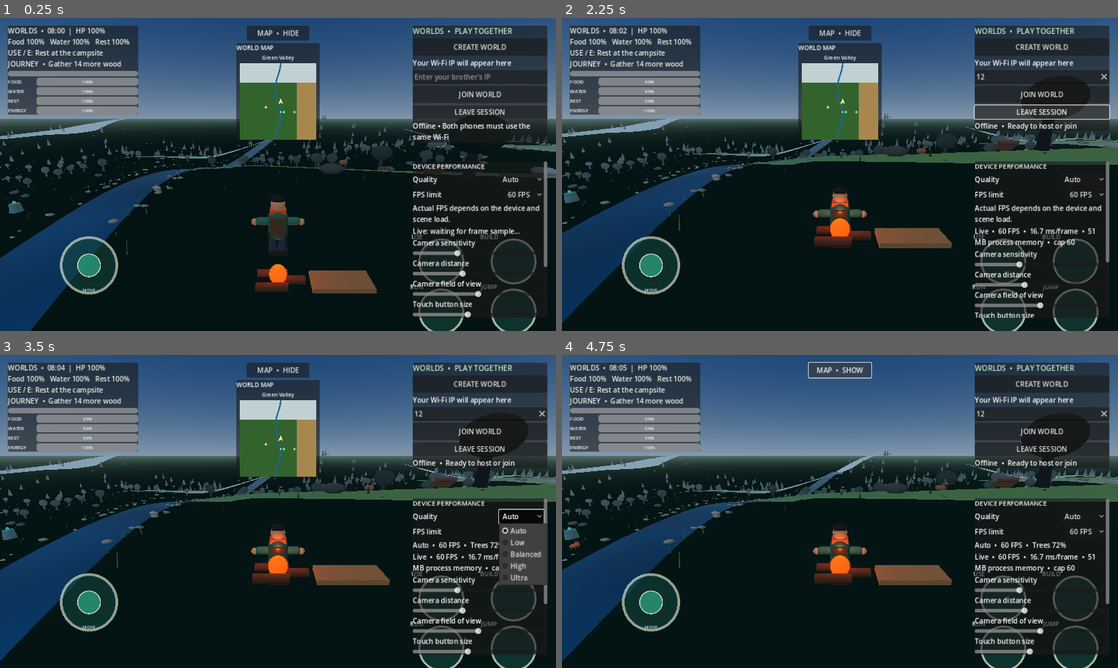
Above: before the commit, frames 1-4 (two rows, left to right).
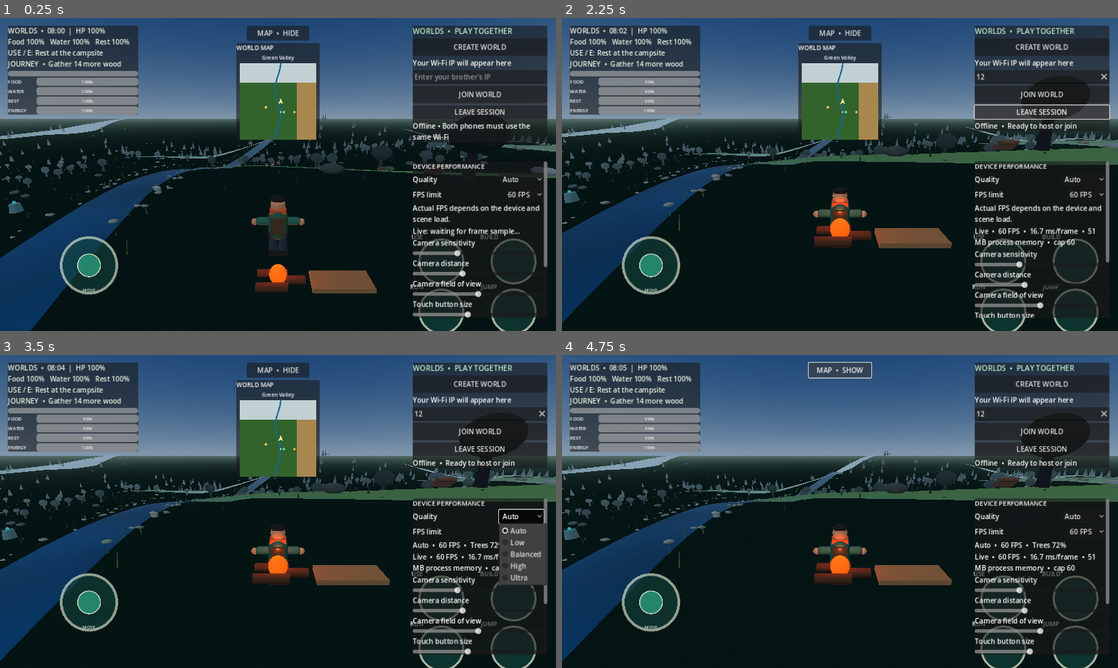
Above: after the commit, the same moments.

Repository: loayh523-lab/WORLDS
Game: Godot game, scene res://scenes/main.tscn
Two runs of this game, one before a commit and one after it. Both use one fixed random seed, a clock stepped at 60 frames per second and the inputs below.
Inputs (mouse positions are in pixels of both pictures, inside the frame that each line leads up to):
- Up to frame 1 (0.25 s): no input
- Up to frame 2 (2.25 s): click (1040, 77) at 0.52 s; type "12" at 0.6 s; click "CREATE WORLD" at 1.25 s; click "LEAVE SESSION" at 2 s
- Up to frame 3 (3.5 s): click "Auto" at 2.75 s
- Up to frame 4 (4.75 s): click "60 FPS" at 3.5 s; click "MAP • HIDE" at 4.25 s

The runs differ from the first frame. In frame 1, less than 0.1% of the frame differs, in the area x 42-88%, y 40-49%; in frame 2, less than 0.1%; in frame 3, less than 0.1%; in frame 4, less than 0.1%, in the area x 1-78%, y 38-63%.

Commit message:
Animate nearby wildlife legs with a lightweight gait

Diff:
--- a/scripts/main.gd
+++ b/scripts/main.gd
@@ -1524,6 +1524,7 @@
     _update_remote_players(delta)
     _update_build_preview()
     _update_wildlife(delta)
+    _animate_wildlife_limbs(delta)
     _update_village_agents(delta)
     _animate_villager_limbs(delta)
     _update_adaptive_quality(delta)
@@ -2578,6 +2579,7 @@
             antler_branch.material_override = antler_material
             root.add_child(antler_branch)
 
+        var animal_legs: Array[MeshInstance3D] = []
         for leg_x in [-0.23, 0.23]:
             for leg_z in [-0.43, 0.39]:
                 var leg := MeshInstance3D.new()
@@ -2589,6 +2591,7 @@
                 leg.position = Vector3(leg_x, 0.43, leg_z)
                 leg.material_override = dark_coat
                 root.add_child(leg)
+                animal_legs.append(leg)
 
         var tail := MeshInstance3D.new()
         var tail_mesh := SphereMesh.new()
@@ -2603,7 +2606,10 @@
             "root": root,
             "target": Vector3(x, _height_at(x, z), z),
             "timer": wildlife_rng.randf_range(1.0, 4.0),
-            "speed": wildlife_rng.randf_range(0.9, 1.35)
+            "speed": wildlife_rng.randf_range(0.9, 1.35),
+            "legs": animal_legs,
+            "phase": wildlife_rng.randf_range(0.0, TAU),
+            "walking": false
         })
     _create_small_wildlife("Rabbit", 8, Color(0.55, 0.45, 0.35), 0.55, 1.35)
     _create_small_wildlife("Fox", 5, Color(0.65, 0.27, 0.10), 0.82, 1.75)
@@ -2652,6 +2658,7 @@
             ear.rotation.z = side * 0.16
             ear.material_override = dark
             root.add_child(ear)
+        var animal_legs: Array[MeshInstance3D] = []
         for leg_x in [-0.25, 0.25]:
             for leg_z in [-0.36, 0.34]:
                 var leg := MeshInstance3D.new()
@@ -2663,6 +2670,7 @@
                 leg.position = Vector3(leg_x * size_scale, 0.20 * size_scale, leg_z * size_scale)
                 leg.material_override = dark
                 root.add_child(leg)
+                animal_legs.append(leg)
         var tail := MeshInstance3D.new()
         var tail_mesh := SphereMesh.new()
         tail_mesh.radius = (0.16 if species == "Fox" else 0.10) * size_scale
@@ -2675,7 +2683,10 @@
             "root": root,
             "target": root.position,
             "timer": wildlife_rng.randf_range(1.0, 4.0),
-            "speed": move_speed * wildlife_rng.randf_range(0.8, 1.2)
+            "speed": move_speed * wildlife_rng.randf_range(0.8, 1.2),
+            "legs": animal_legs,
+            "phase": wildlife_rng.randf_range(0.0, TAU),
+            "walking": false
         })
 
 func _village_box(parent: Node3D, node_name: String, size: Vector3, position: Vector3, material: Material) -> MeshInstance3D:
@@ -3021,6 +3032,28 @@
         villager["phase"] = phase
         village_agents[index] = villager
 
+func _animate_wildlife_limbs(delta: float) -> void:
+    for index in range(wildlife_agents.size()):
+        var animal: Dictionary = wildlife_agents[index]
+        var root: Node3D = animal.get("root")
+        if not is_instance_valid(root) or not root.visible:
+            continue
+        var legs: Array = animal.get("legs", [])
+        if legs.size() < 4:
+            continue
+        var phase := float(animal.get("phase", 0.0))
+        var swing := 0.0
+        if bool(animal.get("walking", false)):
+            phase += delta * float(animal.get("speed", 1.0)) * 7.0
+            swing = sin(phase) * 0.38
+        for leg_index in range(legs.size()):
+            var leg := legs[leg_index] as MeshInstance3D
+            if is_instance_valid(leg):
+                var target_angle := swing if leg_index % 2 == 0 else -swing
+                leg.rotation.x = lerpf(leg.rotation.x, target_angle, minf(1.0, delta * 10.0))
+        animal["phase"] = phase
+        wildlife_agents[index] = animal
+
 func _constrain_wildlife_target(target: Vector3, origin: Vector3) -> Vector3:
     # Deer remain in the temperate valley and do not deliberately route through deep water.
     target.x = clampf(target.x, -135.0, 135.0)
@@ -3058,6 +3091,7 @@
             var distance_squared := root.global_position.distance_squared_to(player.global_position)
             # Keep distant wildlife out of the render and AI workload on mobile.
             if distance_squared > 120.0 * 120.0:
+                animal["walking"] = false
                 root.visible = false
                 animal["timer"] = maxf(0.0, timer)
                 wildlife_agents[index] = animal
@@ -3092,7 +3126,9 @@
         target = _constrain_wildlife_target(target, root.position)
         var direction := Vector3(target.x - root.position.x, 0.0, target.z - root.position.z)
         var animal_speed := 3.8 if fleeing else float(animal["speed"])
-        if direction.length() > 0.1:
+        var is_walking := direction.length() > 0.1
+        animal["walking"] = is_walking
+        if is_walking:
             var movement := direction.normalized() * animal_speed * step_delta
             root.position.x += movement.x
             root.position.z += movement.z
